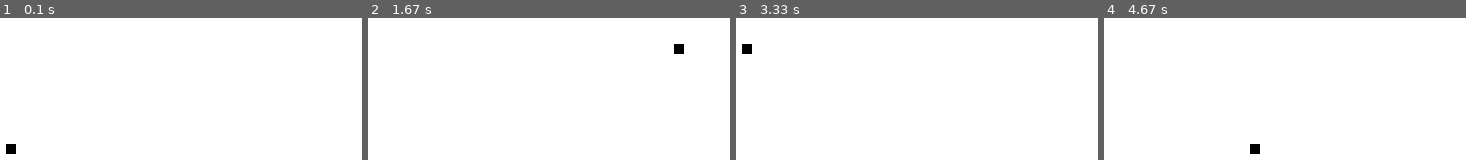
Above: before the commit, frames 1-4 (left to right).
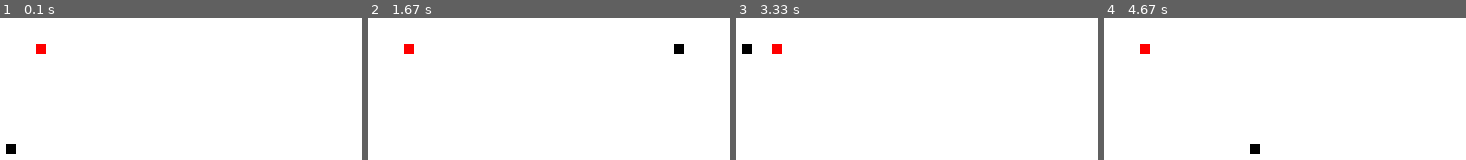
Above: after the commit, the same moments.

Repository: djtrame/Personal
Game: pygame game, started from pygame_test1.py
Two runs of this game, one before a commit and one after it. Both use one fixed random seed, a clock stepped at 60 frames per second and the inputs below.
Inputs:
- Up to frame 1 (0.1 s): no input
- Up to frame 2 (1.67 s): hold Right 0.33-0.8 s; hold Up 0.83-1.13 s; hold Right 1.17-1.63 s
- Up to frame 3 (3.33 s): hold Left 1.67-2.2 s; hold Down 2.23-2.53 s; hold Left 2.57-2.97 s; hold Up from 3 s (still down)
- Up to frame 4 (4.67 s): release Up at 3.37 s; hold Right 3.4-4.03 s; hold Down 4.07-4.43 s; hold Left from 4.47 s (still down)

The runs differ from the first frame. In frame 1, 0.2% of the frame differs, in the area x 9-13%, y 18-26%; in frame 2, 0.2%; in frame 3, 0.2%; in frame 4, 0.2%.

Commit message:
Finished tutorial 17

Diff:
--- a/pygame_test1.py
+++ b/pygame_test1.py
@@ -1,5 +1,6 @@
 import pygame
 import time
+import random
 
 #x = pygame.init()
 #print(x)
@@ -36,6 +37,9 @@
     screen_text = font.render(msg, True, color)
     gameDisplay.blit(screen_text, [display_width/2.5, display_height/2.5])
 
+def roundTo10(number):
+    return round(number/10.0) * 10.0
+
 def gameLoop():
     gameExit = False
     gameOver = False
@@ -45,6 +49,11 @@
     lead_y = display_height / 2
     lead_x_change = 0
     lead_y_change = 0
+
+    #a random number from 0 to 790 could by 113.  that pixel wouldn't line up with our block_size snake head
+    #so we round that 113 to something like 110.  or we round 116 to 120.  now it lines up with the snake
+    randAppleX = roundTo10(random.randrange(0, display_width-block_size))
+    randAppleY = roundTo10(random.randrange(0, display_height-block_size))
 
     #main game loop
     while not gameExit:
@@ -96,10 +105,17 @@
         lead_x += lead_x_change
         lead_y += lead_y_change
 
+
+
         gameDisplay.fill(white)
 
+        #draw the apple
+        pygame.draw.rect(gameDisplay, red, [randAppleX, randAppleY, block_size, block_size])
+
         #x,y,width,height
+        #draw the snake
         pygame.draw.rect(gameDisplay,black,[lead_x,lead_y,block_size,block_size])
+
         #pygame.draw.rect(gameDisplay, red, [400, 300, 10, 20])
 
         #another method for drawing rectangles
@@ -107,8 +123,12 @@
 
         pygame.display.update()
 
+        #check crossover of snake and apple
+        if lead_x == randAppleX and lead_y == randAppleY:
+            print("yummy")
+
         #frames per second (fps)
-        #to affect game difficulty always change movment variables first before tinkering with fps
+        #to affect game difficulty always change movement variables first before tinkering with fps
         clock.tick(FPS)
 
     pygame.quit()
